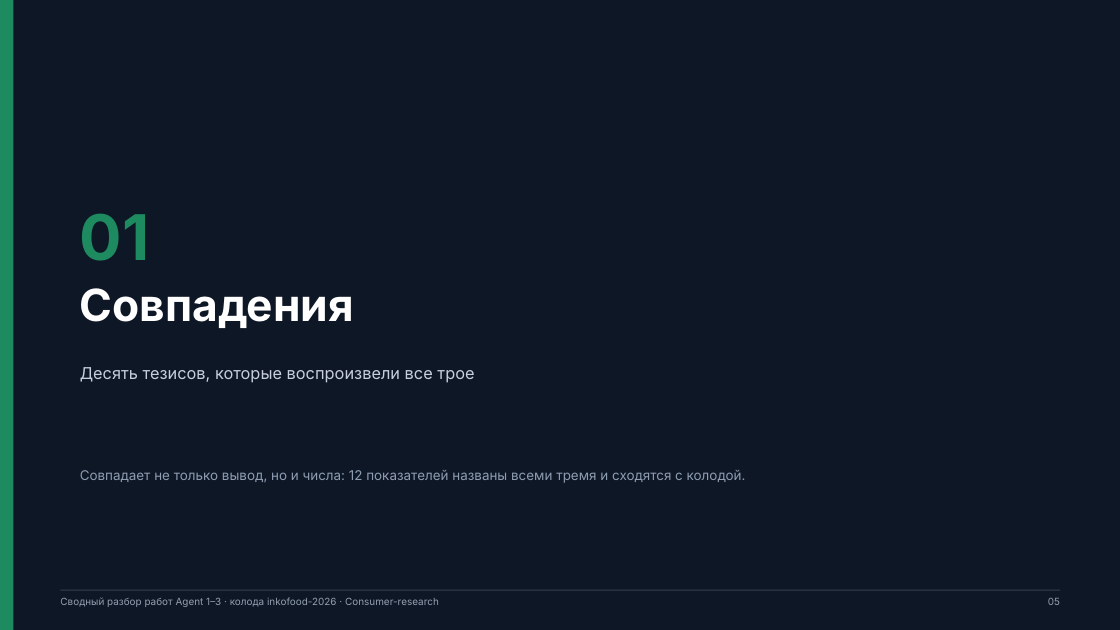
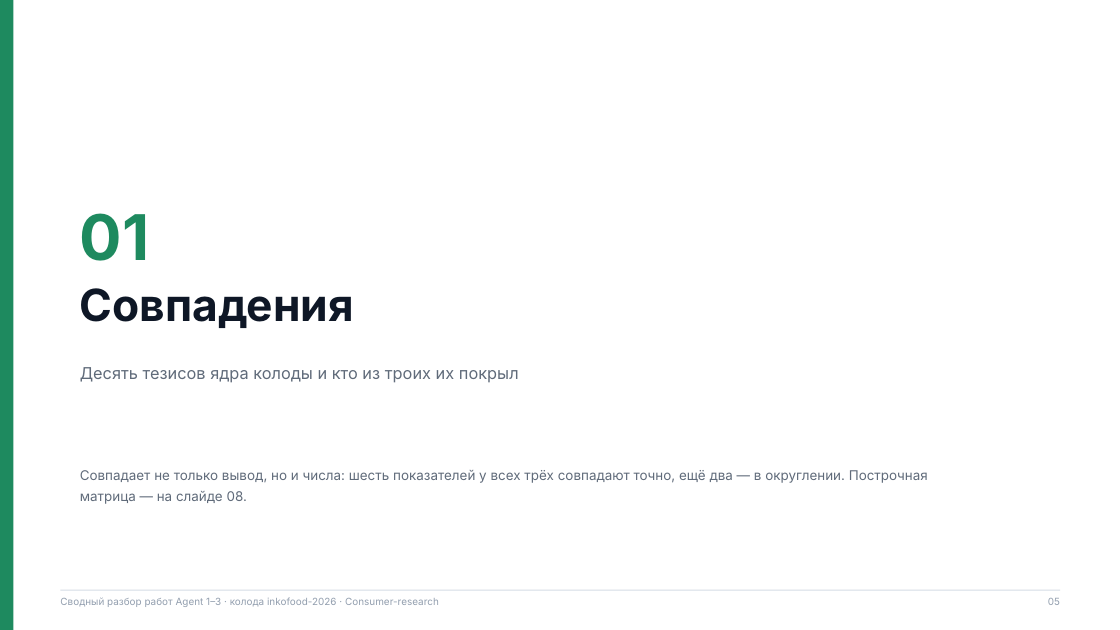
Before and after one commit to Osmosy/Consumer-research, a slide deck: slide 5 of reviews/2026-10-25-inkofood/summary/Inkofood_tri_agent_synthesis_2026.pptx. Drawn at 1120x630 pixels with LibreOffice and Linux fonts; fonts in the diff are those of the drawing. Boxes give left, top, right and bottom in pixels: in the first picture for what was removed or moved away, otherwise in the second. Text is boxed around its words. In the diff, an @@ line names an element or a change of style, - is before the commit and + after.

```diff
--- a/reviews/2026-10-25-inkofood/summary/Inkofood_tri_agent_synthesis_2026.pptx
+++ b/reviews/2026-10-25-inkofood/summary/Inkofood_tri_agent_synthesis_2026.pptx
@@ rectangle removed at bbox=[0, 0, 1120, 630] @@
@@ text "Совпадения" at bbox=[80, 288, 354, 328]: text colour #FFFFFF to #0E1726 @@
@@ text at bbox=[80, 367, 519, 383]: text changed; text colour #C6CFDB to #606B7A @@
-Десять тезисов, которые воспроизвели все трое
+Десять тезисов ядра колоды и кто из троих их покрыл
@@ text at bbox=[80, 470, 928, 504]: text changed; text colour #8F9DB2 to #606B7A @@
-Совпадает не только вывод, но и числа: 12 показателей названы всеми тремя и сходятся с колодой.
+Совпадает не только вывод, но и числа: шесть показателей у всех трёх совпадают точно, ещё два — в округлении. Построчная матрица — на слайде 08.
@@ rectangle at bbox=[60, 590, 1060, 591]: fill #333F50 to #D5DCE5 @@
```
Also in this commit, not shown: 4 other slides changed, 2 slides added, 7 other files.
